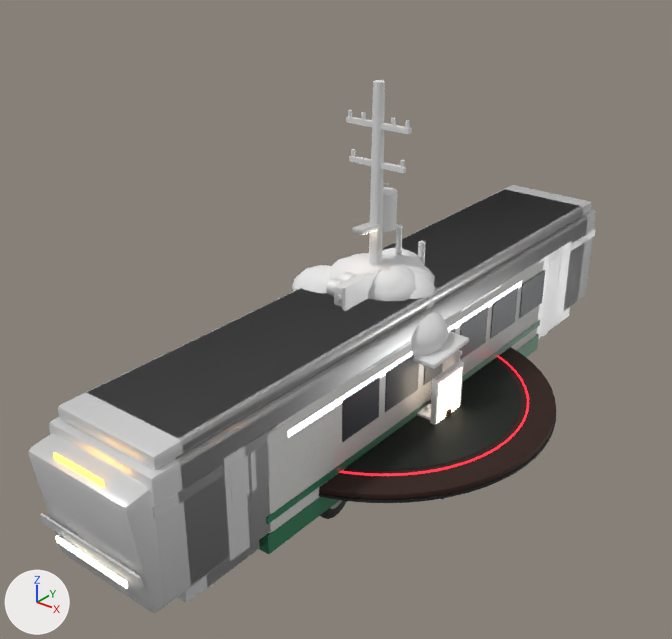
What one commit did to the Blender file art/blend/Props.blend.
Both versions are drawn from a 50 mm lens placed at (35.2, -49.1, 38.2), pointed at (-1.5, -3.1, 9.7). Arrows for +X, +Y and +Z are at lower left; the lights stay in place. The first picture is the older version.

Names of what the first picture shows: 'Bus', 'BusShelter', 'BusShelter_Glow', 'Bus_Glow2', 'MeetingTable', 'TrafficSignal', 'TrainHead', 'TrainMiddle', 'Tree', 'TreeSakura', 'UtilityPole' and 6 more.
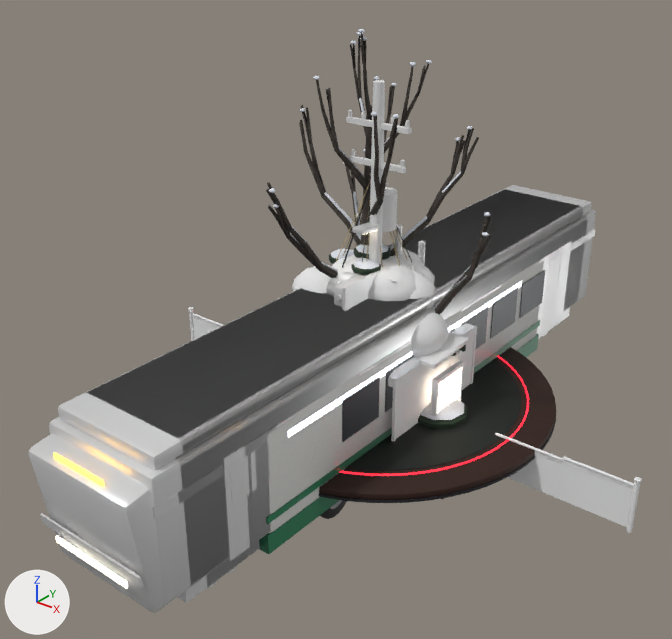
Pixel boxes [x1, y1, x2, y2] of what changed, in the pictures (672 x 639 px):
'GinkgoBare', added: after [266, 29, 492, 315]
'TennisNet', added: after [188, 307, 642, 533]
'EventTent', added: after [388, 323, 477, 442]
'PineYukizuri', added (mostly hidden): after [329, 173, 467, 429]

Edits to the bpy script that builds the scene:
```text
Add img_pineyukizuri_texture:
    img_pineyukizuri_texture = load_image('PineYukizuri_Texture', '../export/textures/PineYukizuri.png', 1024, 1024, 'sRGB')
Add img_ginkgobare_texture_001:
    img_ginkgobare_texture_001 = load_image('GinkgoBare_Texture.001', '../export/textures/GinkgoBare.png', 1024, 1024, 'sRGB')
Add mat_m_tennisnet:
    mat_m_tennisnet = principled_material('M_TennisNet')
    mat_m_tennisnet.base_color = (0.8, 0.8, 0.8)  # white #e7e7e7
    mat_m_tennisnet.roughness = 0.823
Add mat_m_eventtent:
    mat_m_eventtent = principled_material('M_EventTent')
    mat_m_eventtent.base_color = (0.8, 0.8, 0.8)  # white #e7e7e7
    mat_m_eventtent.metallic = 0.0378
    mat_m_eventtent.roughness = 0.769
Add mat_m_pineyukizuri:
    mat_m_pineyukizuri = principled_material('M_PineYukizuri')
    mat_m_pineyukizuri.texture = img_pineyukizuri_texture
    mat_m_pineyukizuri.roughness = 0.838
Add mat_m_ginkgobare:
    mat_m_ginkgobare = principled_material('M_GinkgoBare')
    mat_m_ginkgobare.texture = img_ginkgobare_texture_001
    mat_m_ginkgobare.roughness = 0.889
Add me_tennisnet:
    me_tennisnet.from_pydata(...)  # 1168 vertices, 1124 faces; spans x -20.2..20.2, y -0.2..0.2, z 0.0..4.1
    me_tennisnet.polygons.foreach_set('use_smooth', [True] * 1124)
    me_tennisnet.materials.append(mat_m_tennisnet)  # its picture is missing
Add me_eventtent:
    me_eventtent.from_pydata(...)  # 212 vertices, 156 faces; spans x -5.3..5.3, y -5.3..5.3, z 0.0..10.69
    me_eventtent.polygons.foreach_set('use_smooth', [True] * 156)
    me_eventtent.materials.append(mat_m_eventtent)  # its picture is missing
Add me_pineyukizuri:
    me_pineyukizuri.from_pydata(...)  # 1633 vertices, 1791 faces; spans x -7.6..7.6, y -6.6..6.6, z 0.0..20.0
    me_pineyukizuri.polygons.foreach_set('use_smooth', [True] * 1791)
    me_pineyukizuri.materials.append(mat_m_pineyukizuri)  # picture img_pineyukizuri_texture
Add me_ginkgobare_001:
    me_ginkgobare_001.from_pydata(...)  # 2802 vertices, 2129 faces; spans x -8.4..8.4, y -8.7..8.7, z 0.0..29.2
    me_ginkgobare_001.polygons.foreach_set('use_smooth', [True] * 2129)
    me_ginkgobare_001.materials.append(mat_m_ginkgobare)  # picture img_ginkgobare_texture_001
Add ob_tennisnet:
    ob_tennisnet = bpy.data.objects.new('TennisNet', me_tennisnet)
    ob_tennisnet.location = (0.0, 0.0, 0.0)
Add ob_eventtent:
    ob_eventtent = bpy.data.objects.new('EventTent', me_eventtent)
    ob_eventtent.location = (0.0, 0.0, 0.0)
Add ob_pineyukizuri:
    ob_pineyukizuri = bpy.data.objects.new('PineYukizuri', me_pineyukizuri)
    ob_pineyukizuri.location = (0.0, 0.0, 0.0)
Add ob_ginkgobare:
    ob_ginkgobare = bpy.data.objects.new('GinkgoBare', me_ginkgobare_001)
    ob_ginkgobare.location = (0.0, 0.0, 0.0)
```
